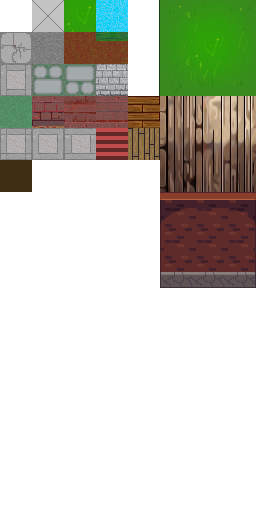
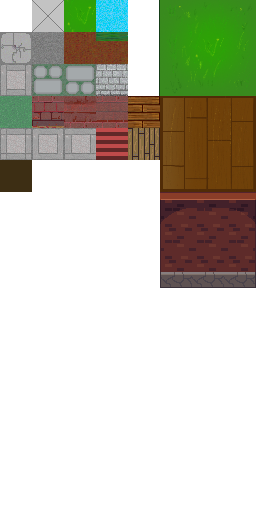
Revision of a layered (256, 512) image; what changed, layer by layer:
added layer "piso madeira 3x3.png" above "RPG parede" over [left=160, top=96, right=256, bottom=192]
